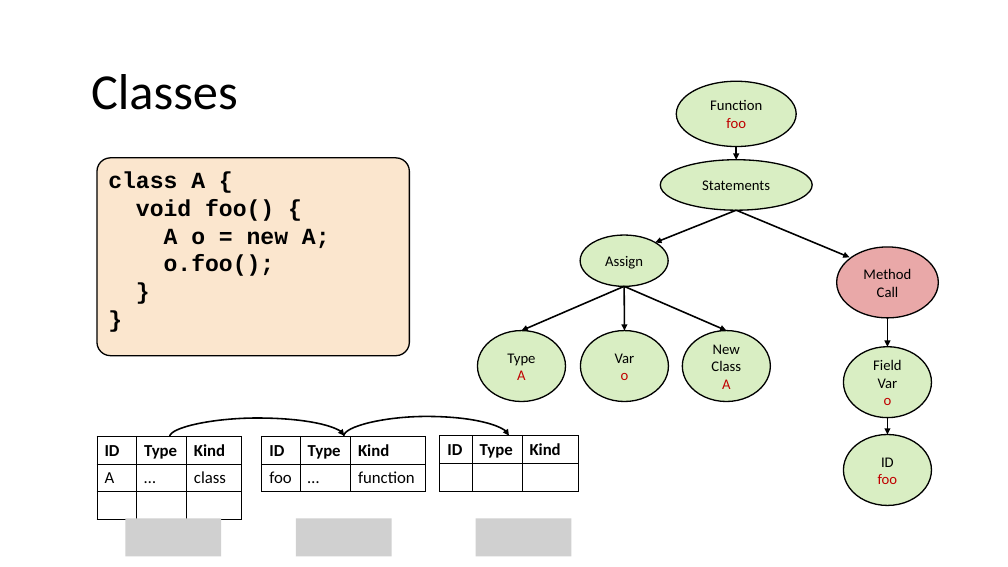
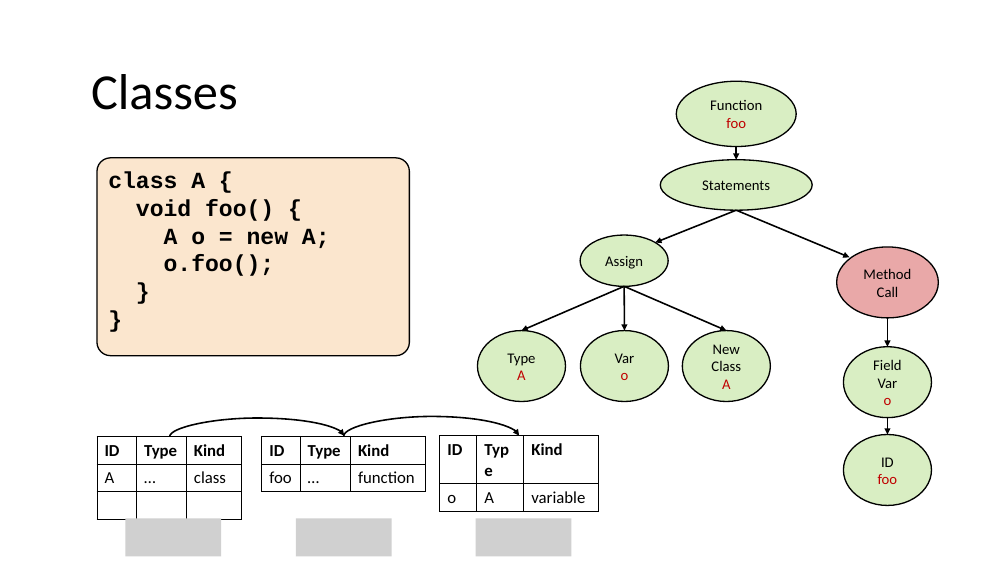
Before and after one commit to nivshani/compilation, a slide deck: slide 110 of slides/semantic.pptx. Drawn at 1008x567 pixels with LibreOffice and Linux fonts; fonts in the diff are those of the drawing; grey boxes stand for pictures. Boxes give left, top, right and bottom in pixels: in the first picture for what was removed or moved away, otherwise in the second. Text is boxed around its words. In the diff, an @@ line names an element or a change of style, - is before the commit and + after.

```diff
--- a/slides/semantic.pptx
+++ b/slides/semantic.pptx
@@ curved arrow moved from (344, 436) - (509, 436) to (344, 436) - (520, 436) @@
@@ table at (440,436,598,507) @@
-row 2:  |  | 
+row 2: o | A | variable
@@ table: place and size @@
-table at (440,436,578,491)
+table at (440,436,598,507)
```
Also in this commit, not shown: 1 other file.
